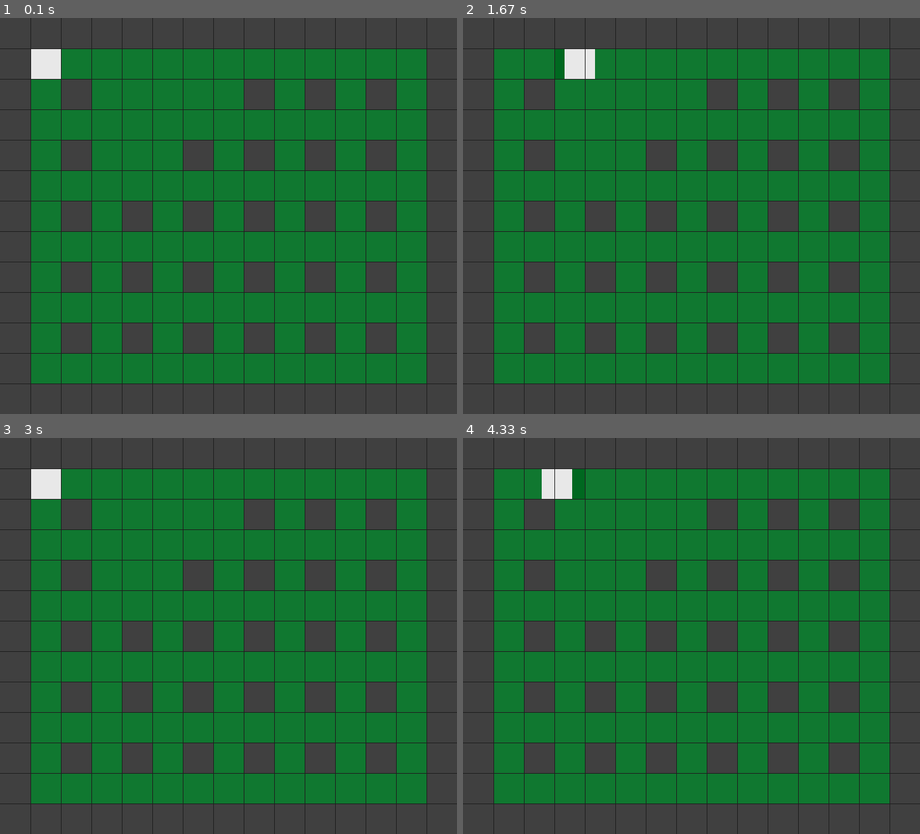
Above: before the commit, frames 1-4 (two rows, left to right).
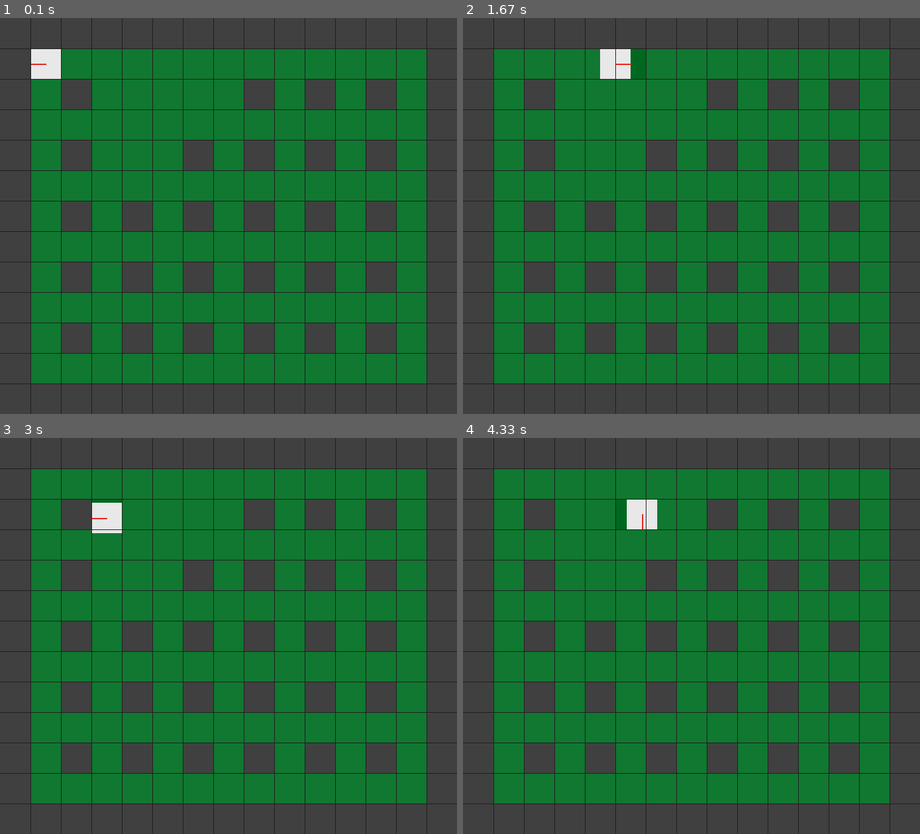
Above: after the commit, the same moments.

Repository: FinleyDavies/super-pygame-bomberman
Game: pygame game, started from main/game_client.py
Same seed, same stepped clock (60 frames per second), same inputs: the game is played once before the commit and once after it.
Inputs:
- Up to frame 1 (0.1 s): no input
- Up to frame 2 (1.67 s): hold D 0.33-0.8 s; hold W 0.83-1.13 s; hold D 1.17-1.63 s
- Up to frame 3 (3 s): hold A 1.67-2.2 s; hold S 2.23-2.53 s; hold A 2.57-2.97 s
- Up to frame 4 (4.33 s): hold W 3-3.37 s; hold D 3.4-4.03 s; hold S from 4.07 s (still down)

The runs differ from the first frame. In frame 1, less than 0.1% of the frame differs, in the area x 6-11%, y 11-12%; in frame 2, 1.0%, in the area x 22-37%, y 7-16%; in frame 3, 1.0%; in frame 4, 1.0%.

Commit message:
small change to player movement to be worked on

Diff:
--- a/main/command.py
+++ b/main/command.py
@@ -22,7 +22,7 @@
 	id = 1
 
 	def __init__(self, target, direction):
-		super().__init__(target)
+		super().__init__(target, direction=direction)
 		self.direction = direction
 
 	def execute(self):
--- a/main/game_client.py
+++ b/main/game_client.py
@@ -120,6 +120,10 @@
 
 def draw_player(surface, player):
 	pygame.draw.rect(surface, player.get_colour(), player.get_rect())
+	pos = player.get_pos()
+	line_end = pos[0] + player.MOVEMENT_VECTORS[player.movement_direction][0] * player.width // 2, \
+			   pos[1] + player.MOVEMENT_VECTORS[player.movement_direction][1] * player.height // 2
+	pygame.draw.line(surface, (232, 32, 32), pos, line_end, 2)
 	return surface
 
 
@@ -145,13 +149,14 @@
 			if event.type == pygame.QUIT:
 				running = False
 			if event.type == pygame.KEYDOWN or event.type == pygame.KEYUP:
-				print(player.get_pos())
+				#print(player.get_pos())
 				keystate = [pygame.key.get_pressed()[key] for key in KEYS]
 				command = get_command_from_keystate(keystate, player)
 				command_queue.append(command)
 				# client.send_command(command)
 
 		for command in command_queue:
+			print(command)
 			command.execute()
 		command_queue = []
 		player.update_pos()
--- a/main/player.py
+++ b/main/player.py
@@ -9,7 +9,7 @@
 	]
 
 	PUNCH_TIME = 500
-	CORNER_THRESH = 0.5 + 0.2
+	CORNER_THRESH = 0.5 + 0.1
 
 	def __init__(self, board, player_id):
 		self.player_id = player_id
@@ -19,13 +19,14 @@
 		self.width, self.height = self.size = self.board.get_tile_size()
 		self.x, self.y = 0, 0
 
-		self.speed = self.width // 8 // 3
+		self.speed = self.width // 8 // 2
 		self.bomb_count = 1
 		self.bomb_radius = 2
 		self.bombs_active = 0
 		self.bombs = []
 		self.powerups = [False, False, False, False]
-		self.direction = 2  # facing downwards
+		self.movement_direction = 2  # facing downwards
+		self.control_direction = 2
 		self.is_moving = False
 		self.time_punched = 0
 		self.colour = (232, 232, 232)
@@ -33,7 +34,7 @@
 
 	def update_pos(self):
 		if self.is_moving and not self.is_punching():
-			self.colour = (232, 232, 232)
+			self.change_direction()
 			# move player
 			# get all surrounding movement blocking tiles
 			# check for Rect collision
@@ -45,7 +46,7 @@
 				self.x += vector[0] * self.speed
 				self.y += vector[1] * self.speed
 
-			vec = self.MOVEMENT_VECTORS[self.direction]
+			vec = self.MOVEMENT_VECTORS[self.movement_direction]
 
 			# todo fix the bug where player gets stuck on corners when moving diagonally
 			#  - by using approach similar to below code, but switching component when entering a new tile, instead of
@@ -126,13 +127,13 @@
 					if tile["blocks_movement"]:
 						offset_y = self.y - self.board.get_pos_from_index(new_index)[1]
 						if abs(offset_y) < self.height - 1:
-							print("hit x")
+							#print("hit x")
 							if abs(offset_y) > self.CORNER_THRESH * self.height:
 								if offset_y < 0 and up_tile["blocks_movement"] is False:
-									print("up", dy)
+									#print("up", dy)
 									move([0, -1])
 								elif offset_y > 0 and down_tile["blocks_movement"] is False:
-									print("down", dy)
+									#print("down", dy)
 									move([0, 1])
 								else:
 									move([-vec[0], 0])
@@ -152,13 +153,13 @@
 					if tile["blocks_movement"]:
 						offset_x = self.x - self.board.get_pos_from_index(new_index)[0]
 						if abs(offset_x) < self.width - 1:
-							print("hit y")
+							#print("hit y")
 							if abs(offset_x) > self.CORNER_THRESH * self.width:
 								if offset_x < 0 and left_tile["blocks_movement"] is False:
-									print("left", dx)
+									#print("left", dx)
 									move([-1, 0])
 								elif offset_x >= 0 and right_tile["blocks_movement"] is False:
-									print("right", dx)
+									#print("right", dx)
 									move([1, 0])
 								else:
 									move([0, -vec[1]])
@@ -166,6 +167,12 @@
 								move([0, -vec[1]])
 							break
 
+	def change_direction(self):
+		# todo approach to both fix getting stuck and emulate original Super Bomberman movement
+		#  use more checks eg surrounding tiles, and whether change is perp or parallel to previous direction
+		x, y = self.board.get_pos_in_tile((self.x, self.y))
+		if abs(x) < 0.4 and abs(y) < 0.4:
+			self.movement_direction = self.control_direction
 
 	def place_bomb(self):
 		if self.bombs_active < self.bomb_count:
@@ -196,13 +203,13 @@
 		return self.bomb_radius
 
 	def set_direction(self, direction):
-		self.direction = direction
+		self.control_direction = direction
 
 	def set_is_moving(self, is_moving):
 		self.is_moving = is_moving
 
 	def get_direction(self):
-		return self.direction
+		return self.movement_direction
 
 	def get_is_moving(self):
 		return self.is_moving
